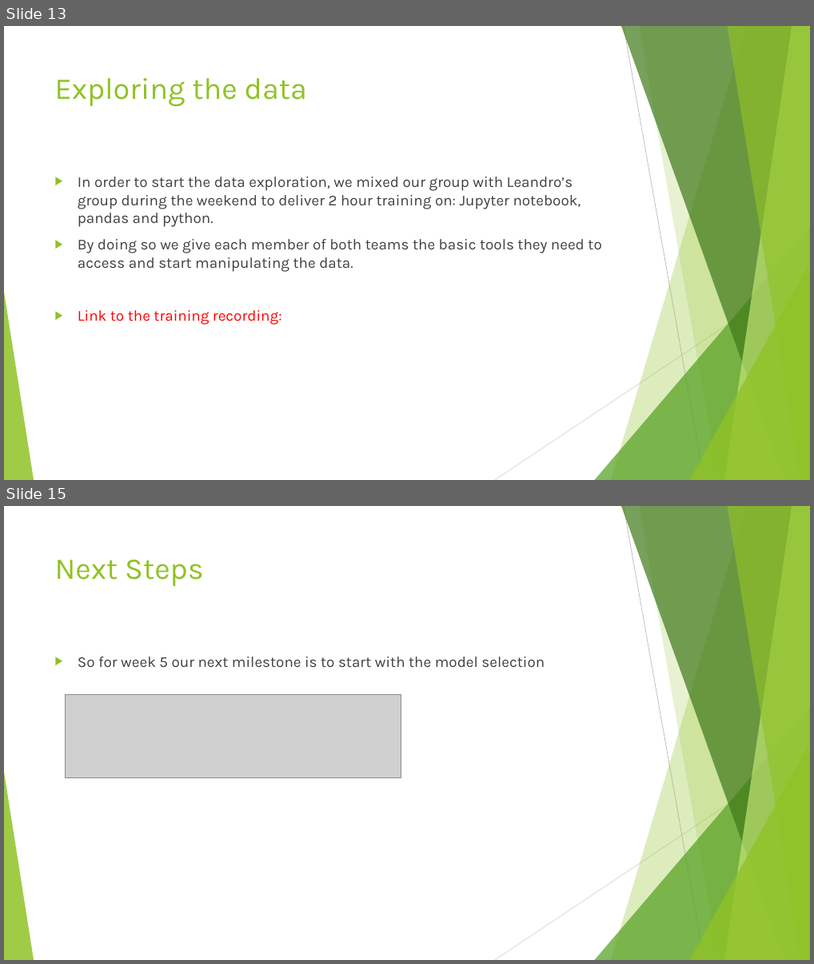
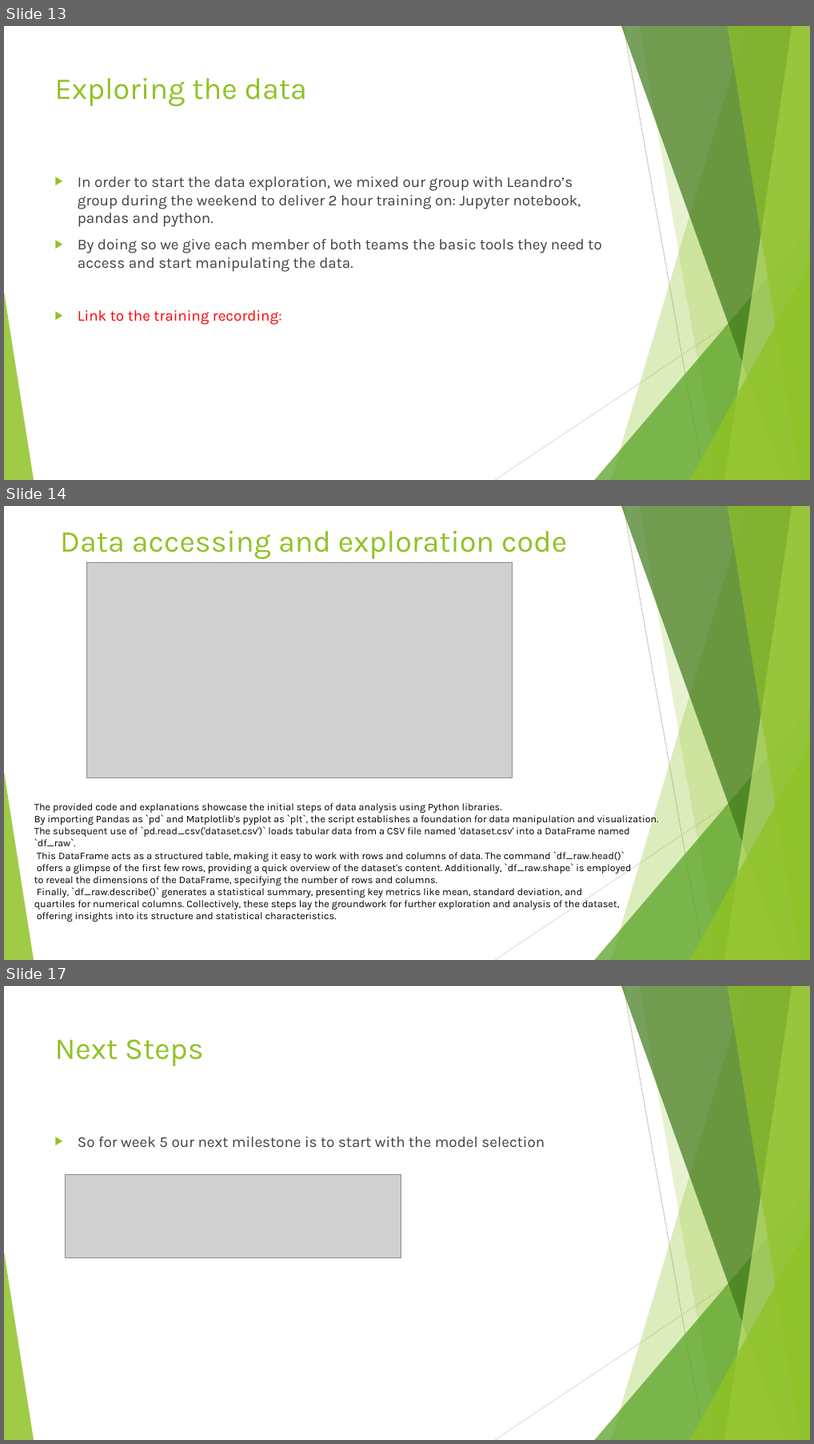
Before and after one commit to drummersoul/Cryptocurrency-Price-Prediction, a slide deck: Power Point Presentations/Presentation Week 3 Group D.pptx. Shown one above the other, each under a label of ours: slides 13 and 15 before the commit, slides 13, 14 and 17 after it; the slides between them are not shown. The pictures are 814x964 and 814x1444 pixels, drawn with LibreOffice and Linux fonts; fonts in the diff are those of the drawing; grey boxes stand for pictures. Boxes give left, top, right and bottom in pixels: in the first picture for what was removed or moved away, otherwise in the second. Text is boxed around its words. In the diff, an @@ line names an element or a change of style, - is before the commit and + after.

Commit message:
Updated done in presentation on slides 14 , 14 and 16

```diff
--- a/Power Point Presentations/Presentation Week 3 Group D.pptx
+++ b/Power Point Presentations/Presentation Week 3 Group D.pptx
@@ slide 14 added at box(4, 506, 810, 960), background #FFFFFF; not listed: 10 template elements that a slide beside it also shows @@
@@ title added at box(60, 531, 567, 560), 36 pt, text #90C226 @@
+Data accessing and exploration code
@@ picture added at box(87, 563, 513, 778) @@
@@ text added at box(34, 803, 659, 921), 12 pt, text #000000 @@
+The provided code and explanations showcase the initial steps of data analysis using Python libraries.
+By importing Pandas as `pd` and Matplotlib's pyplot as `plt`, the script establishes a foundation for data manipulation and visualization. The subsequent use of `pd.read_csv('dataset.csv')` loads tabular data from a CSV file named 'dataset.csv' into a DataFrame named `df_raw`.
+This DataFrame acts as a structured table, making it easy to work with rows and columns of data. The command `df_raw.head()`
+offers a glimpse of the first few rows, providing a quick overview of the dataset's content. Additionally, `df_raw.shape` is employed
+to reveal the dimensions of the DataFrame, specifying the number of rows and columns.
+Finally, `df_raw.describe()` generates a statistical summary, presenting key metrics like mean, standard deviation, and
+quartiles for numerical columns. Collectively, these steps lay the groundwork for further exploration and analysis of the dataset,
+offering insights into its structure and statistical characteristics.
@@ what was slide 15 is now slide 17 @@
```
Also in this commit, not shown: 2 other slides added, 1 slide removed.
